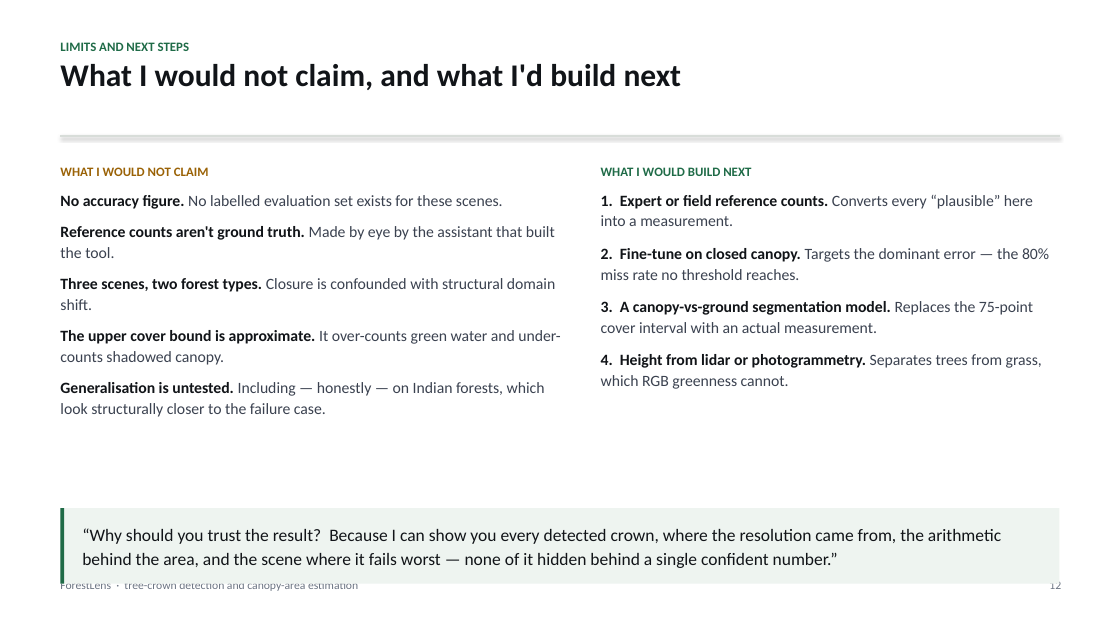
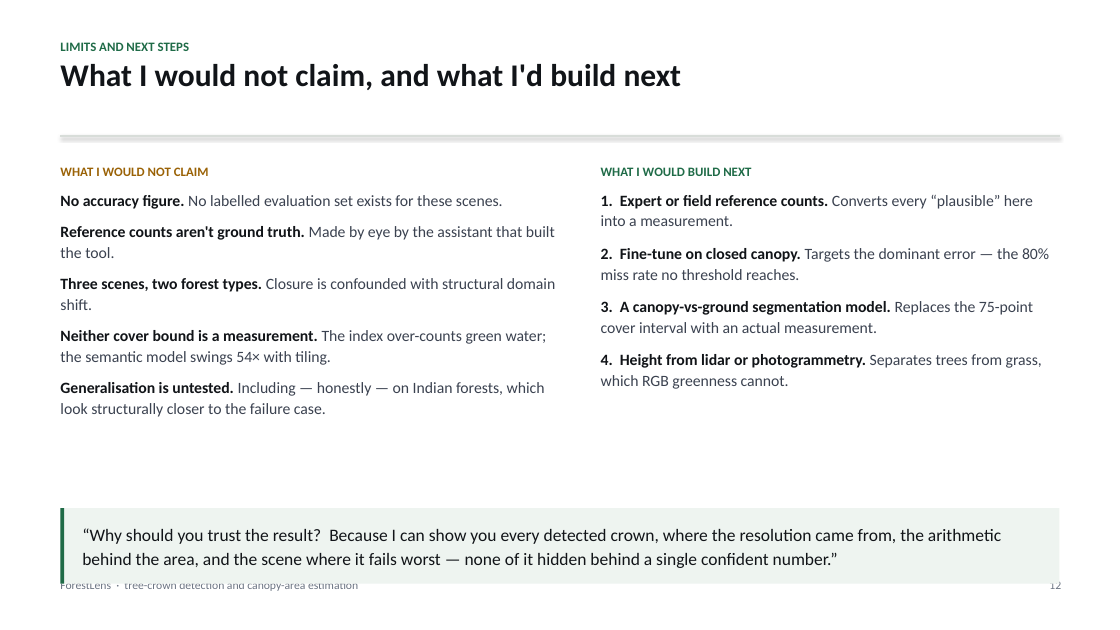
Before and after one commit to RAVIYADAV6522/forestlens, a slide deck: slide 12 of docs/report/ForestLens-deck.pptx. Drawn at 1120x630 pixels with LibreOffice and Linux fonts; fonts in the diff are those of the drawing. Boxes give left, top, right and bottom in pixels: in the first picture for what was removed or moved away, otherwise in the second. Text is boxed around its words. In the diff, an @@ line names an element or a change of style, - is before the commit and + after.

```diff
--- a/docs/report/ForestLens-deck.pptx
+++ b/docs/report/ForestLens-deck.pptx
@@ text at bbox=[60, 330, 547, 365]: text changed @@
-The upper cover bound is approximate. It over-counts green water and under-counts shadowed canopy.
+Neither cover bound is a measurement. The index over-counts green water; the semantic model swings 54× with tiling.
```
Also in this commit, not shown: 3 other slides changed, 6 other files.
